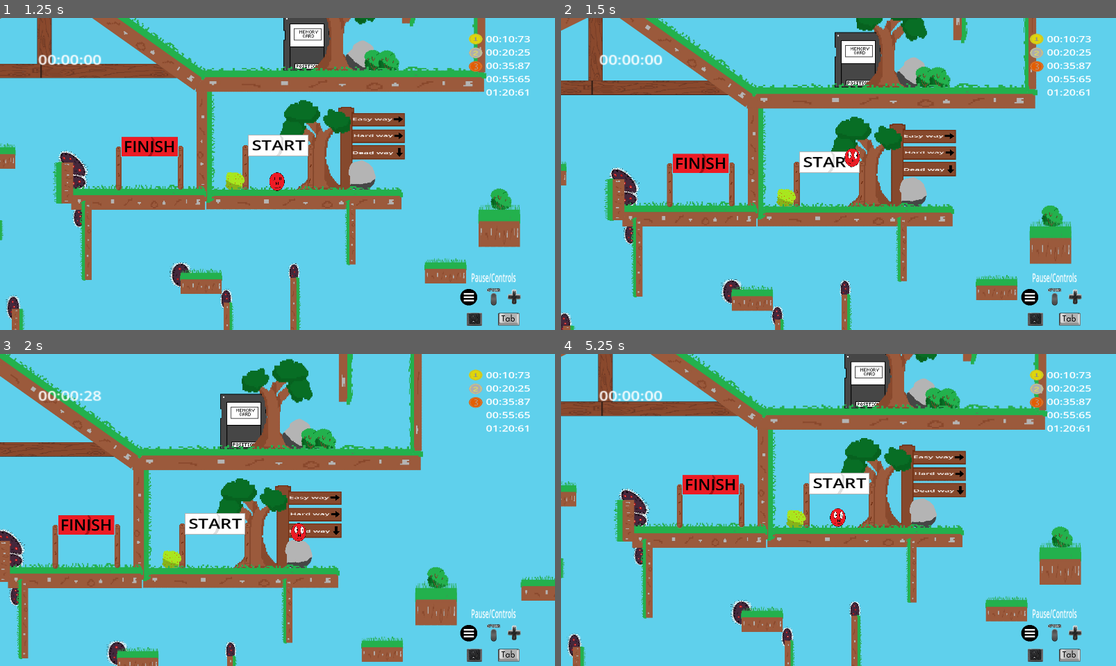
Above: before the commit, frames 1-4 (two rows, left to right).
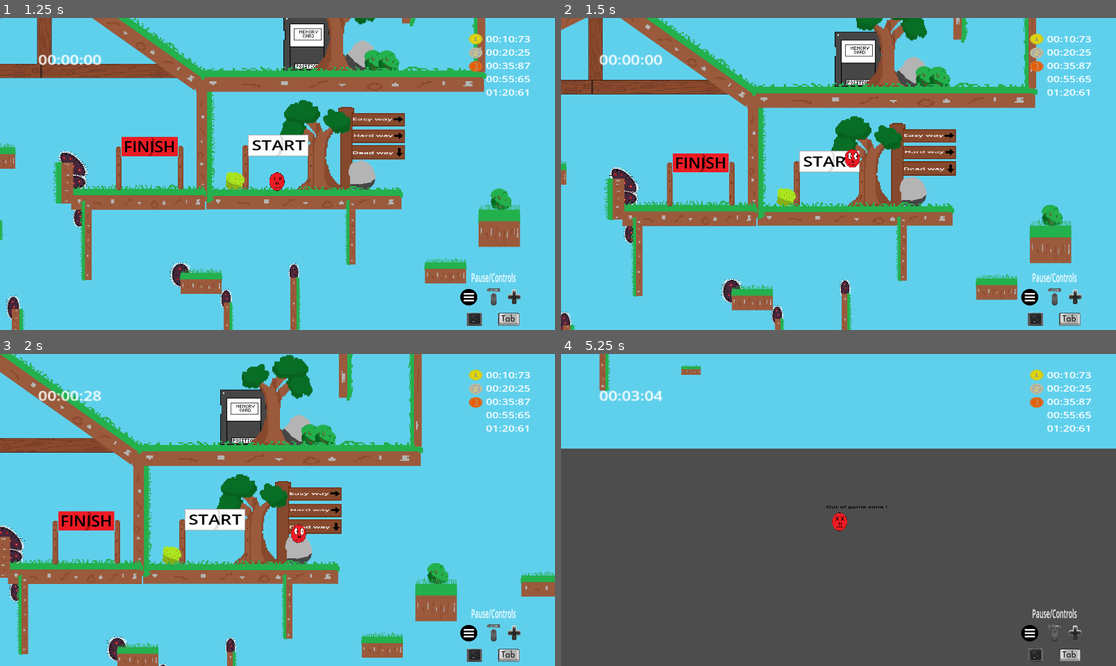
Above: after the commit, the same moments.

Repository: Mahnwe/TheBallThatWasUwU
Game: Godot game, scene res://Scenes/menu.tscn
Same seed, same stepped clock (60 frames per second), same inputs: the game is played once before the commit and once after it. Sound files missing from this copy of the repository are replaced by a short silence.
Inputs (mouse positions are in pixels of both pictures, inside the frame that each line leads up to):
- Up to frame 1 (1.25 s): click "Level 1" at 0.5 s
- Up to frame 2 (1.5 s): tap Enter at 1.25 s; move the mouse to (960, 158) at 1.27 s; hold D (move_right) from 1.28 s (still down); hold Space (jump) from 1.28 s (still down); click (960, 158) at 1.42 s
- Up to frame 3 (2 s): keep holding D (move_right); keep holding Space (jump)
- Up to frame 4 (5.25 s): move the mouse to (727, 525) at 2.02 s; release Space (jump) at 2.03 s; tap C (close_commands) at 2.1, 5.1 s; tap Space (jump) at 2.27, 2.3, 2.57, 3.77, 3.8, 4.07 s; move the mouse to (894, 441) at 2.77 s; release D (move_right) at 2.78 s; hold A (move_left) 2.78-3.53 s; hold Space (jump) 2.78-3.53 s; tap Shift (dash) at 2.85 s; move the mouse to (810, 572) at 3.52 s; hold D (move_right) 3.53-5.03 s; tap F (next_level) at 3.6 s; click (810, 572) at 3.67 s; move the mouse to (1005, 556) at 4.27 s; hold Space (jump) 4.28-5.03 s; move the mouse to (672, 463) at 5.02 s; hold A (move_left) from 5.03 s (still down)

Frame 1 is identical in both runs. In frame 2, 4.0% of the frame differs, in the area x 0-92%, y 0-100%; in frame 3, 13%; in frame 4, 79%, in the area x 0-100%, y 0-100%.

Commit message:
Change wall jump force to fit more with new jump force value

Diff:
--- a/Scripts/player.gd
+++ b/Scripts/player.gd
@@ -8,7 +8,7 @@
 var gravity = 30
 
 #@export
-var jump_force = -700
+var jump_force = -680
 
 const VELOCITY_Y_MAX = 600
 const dash_speed = 2000
@@ -147,7 +147,7 @@
 		if collinding_right_wall() and Input.is_action_just_pressed("jump"):
 			$JumpSound.play()
 			number_of_jumps += 1
-			velocity += Vector2(wall_pushback * wall_normal.x, jump_force)
+			velocity += Vector2(wall_pushback * wall_normal.x, jump_force-50)
 			move_and_slide()
 			$AnimatedSprite2D.animation = "jump"
 			$AnimatedSprite2D.flip_h = true
@@ -156,7 +156,7 @@
 		if colliding_left_wall() and Input.is_action_just_pressed("jump"):
 			$JumpSound.play()
 			number_of_jumps += 1
-			velocity += Vector2(wall_pushback * wall_normal.x, jump_force)
+			velocity += Vector2(wall_pushback * wall_normal.x, jump_force-50)
 			move_and_slide()
 			$AnimatedSprite2D.animation = "jump"
 			$AnimatedSprite2D.flip_h = false
